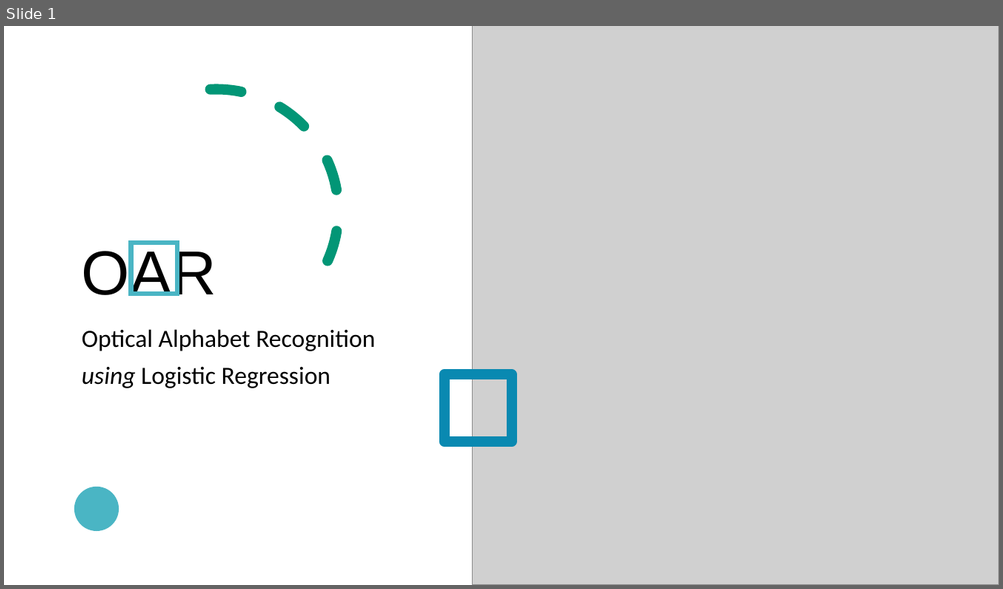
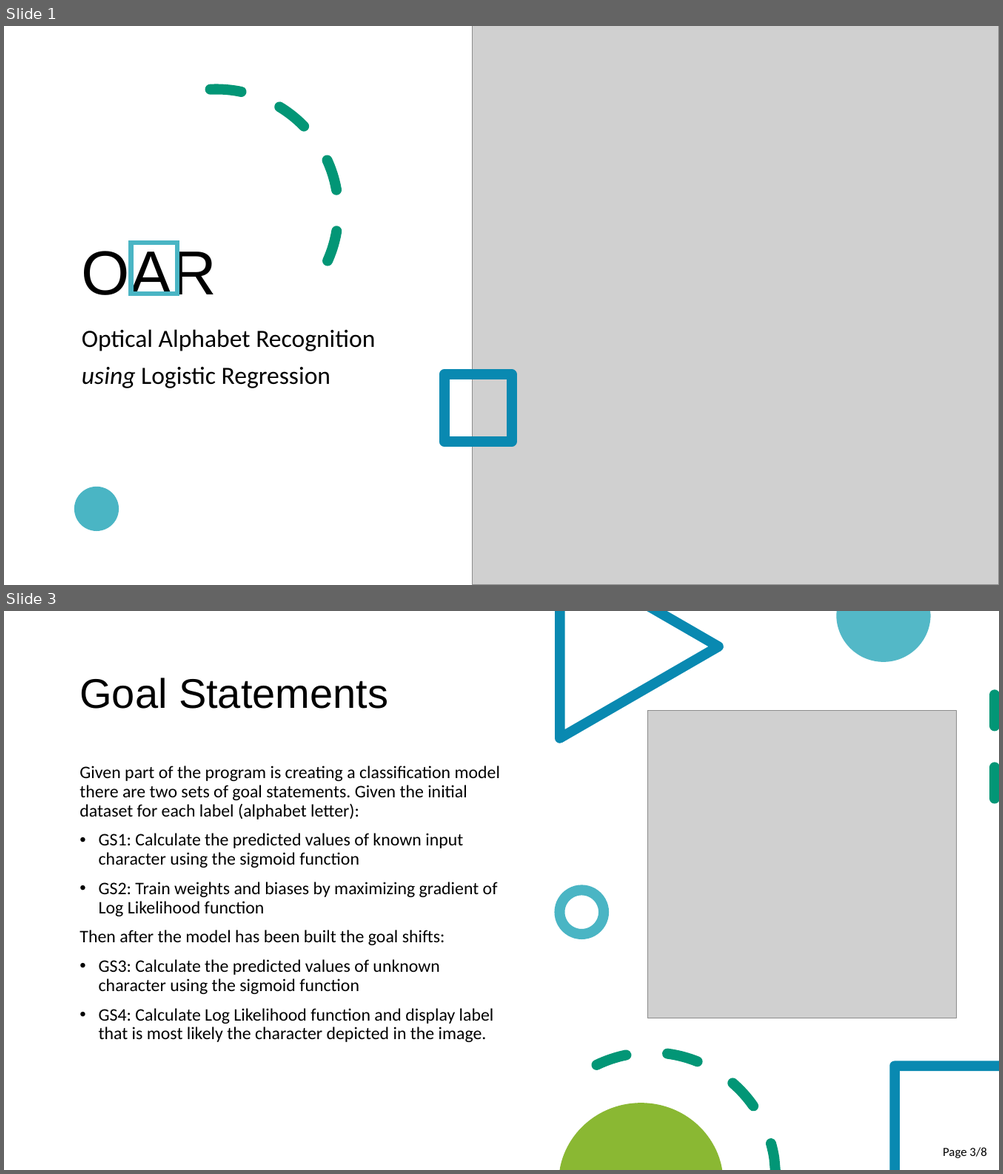
Before and after one commit to cer-hunter/OAR-CAS741, a slide deck: docs/Presentations/SRSPresentation/SRSPresentation.pptx. Shown one above the other, each under a label of ours: slide 1 before the commit, slides 1 and 3 after it; the slides between them are not shown. The pictures are 1003x589 and 1003x1174 pixels, drawn with LibreOffice and Linux fonts; fonts in the diff are those of the drawing; grey boxes stand for pictures. Boxes give left, top, right and bottom in pixels: in the first picture for what was removed or moved away, otherwise in the second. Text is boxed around its words. In the diff, an @@ line names an element or a change of style, - is before the commit and + after.

```diff
--- a/docs/Presentations/SRSPresentation/SRSPresentation.pptx
+++ b/docs/Presentations/SRSPresentation/SRSPresentation.pptx
@@ slide 3 added at <box>4,611,999,1170</box>, background #FFFFFF @@
@@ rectangle added at <box>4,611,999,1170</box>, fill #FFFFFF @@
@@ freeform shape added at <box>555,611,723,743</box>, fill #0989B1 @@
@@ freeform shape added at <box>836,611,930,662</box>, fill #4AB5C4 at 95% opacity @@
@@ freeform shape added at <box>860,611,930,640</box>, fill #029676 @@
@@ title added at <box>79,678,388,709</box>, 40 pt, text #000000 @@
+Goal Statements
@@ line added from (995, 695) to (995, 825), #029676 10 pt dashed @@
@@ picture added at <box>648,710,957,1019</box> @@
@@ text added at <box>79,766,500,1042</box>, 17 pt, text #000000 @@
+Given part of the program is creating a classification model there are two sets of goal statements. Given the initial dataset for each label (alphabet letter):
+• GS1: Calculate the predicted values of known input character using the sigmoid function
+• GS2: Train weights and biases by maximizing gradient of Log Likelihood function
+Then after the model has been built the goal shifts:
+• GS3: Calculate the predicted values of unknown character using the sigmoid function
+• GS4: Calculate Log Likelihood function and display label that is most likely the character depicted in the image.
@@ ellipse added at <box>560,890,604,934</box>, outline #4AB5C4 10 pt @@
@@ freeform shape added at <box>589,1013,785,1170</box>, fill #029676 @@
@@ freeform shape added at <box>890,1062,999,1170</box>, fill #0989B1 @@
@@ freeform shape added at <box>14,1077,159,1170</box>, fill #029676 @@
@@ freeform shape added at <box>560,1103,723,1170</box>, fill #8AB833 @@
@@ page number added at <box>942,1147,986,1159</box>, 12 pt, text #000000 @@
+Page 3/8
```
Also in this commit, not shown: 2 slides changed, 4 other slides added, 2 slides removed.
